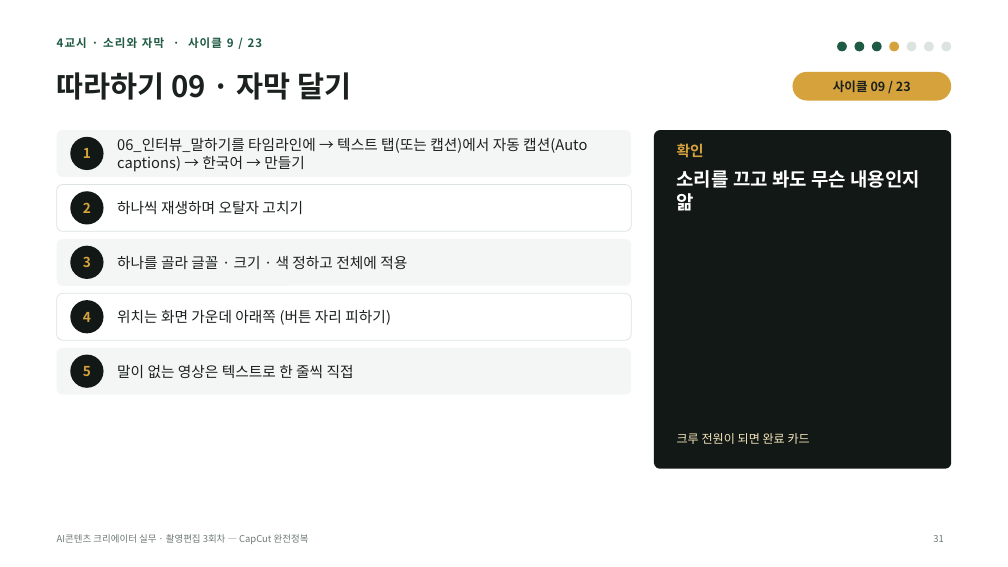
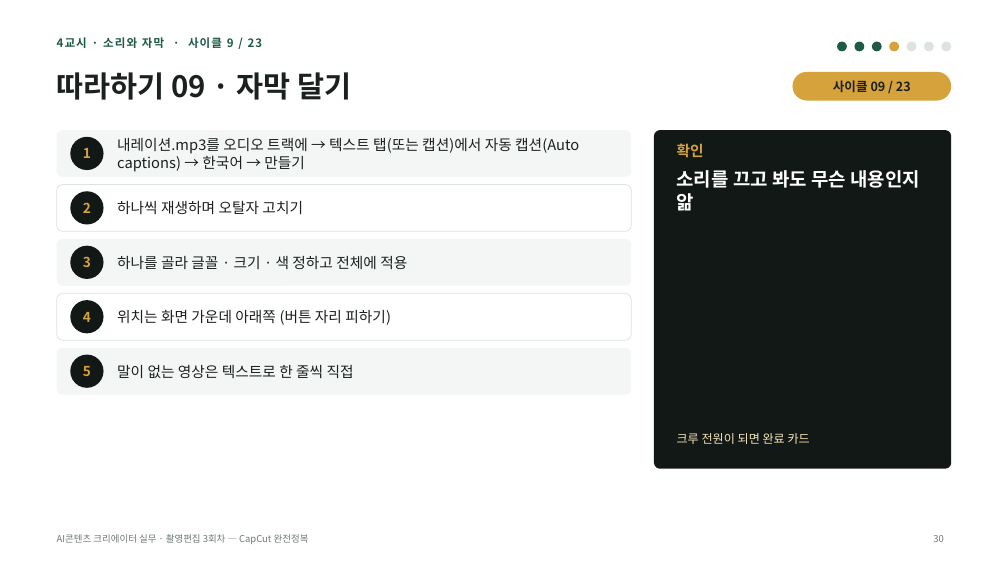
Before and after one commit to yujida/MARUBIT, a slide deck: slide 30 of lectures/03/3회차_CapCut완전정복_슬라이드.pptx (slide 31 before the commit). Drawn at 1008x567 pixels with LibreOffice and Linux fonts; fonts in the diff are those of the drawing. Boxes give left, top, right and bottom in pixels: in the first picture for what was removed or moved away, otherwise in the second. Text is boxed around its words. In the diff, an @@ line names an element or a change of style, - is before the commit and + after.

```diff
--- a/lectures/03/3회차_CapCut완전정복_슬라이드.pptx
+++ b/lectures/03/3회차_CapCut완전정복_슬라이드.pptx
@@ text at box(117, 138, 579, 172): text changed @@
-06_인터뷰_말하기를 타임라인에 → 텍스트 탭(또는 캡션)에서 자동 캡션(Auto captions) → 한국어 → 만들기
+내레이션.mp3를 오디오 트랙에 → 텍스트 탭(또는 캡션)에서 자동 캡션(Auto captions) → 한국어 → 만들기
@@ page number at box(933, 535, 943, 542): text changed @@
-31
+30
```
Also in this commit, not shown: 3 other slides changed, 1 slide removed, 1 other file.
